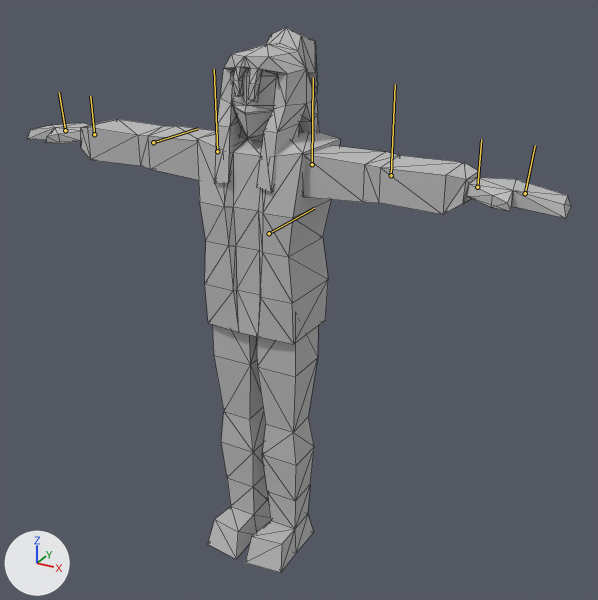
The glTF model Assets/Models/Character Models/Axel/Axel Model.glb, before and after one commit.
Camera for both pictures: a 50 mm lens placed at (18.0, -29.7, 28.1), pointed at (1.1, 1.1, 12.7). The axes (+X, +Y, +Z) are drawn at lower left. The lights are the same throughout. The bones that change are drawn over the model as lines. Mesh edges are drawn as thin lines.
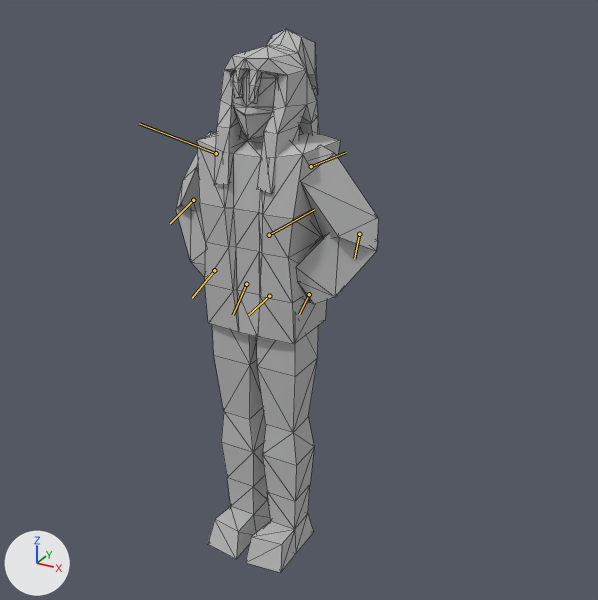
The newer file adds an action. The first version stands in its rest pose; the second is drawn at frame 24 of the action 'IdleUpperLoop'.

The change in detail:
Bone 'UpperArmL' (bone_upperarml) moves from (0.0, 0.0, 0.0) to (-0.09, 0.0, -0.01).
Bone 'UpperArmL' (bone_upperarml) turns from (0, 0, 0) to (52, -23, 30) degrees about its own x, y and z.
Bone 'LowerArmL' (bone_lowerarml) turns from (0, 0, 0) to (-4, -73, 38) degrees about its own x, y and z.
Bone 'PalmL' (bone_palml) turns from (0, 0, 0) to (14, -44, -10) degrees about its own x, y and z.
Bone 'FingersL' (bone_fingersl) turns from (0, 0, 0) to (10, 0, 0) degrees about its own x, y and z.
Bone 'UpperArmR' (bone_upperarmr) moves from (0.0, 0.0, 0.0) to (0.1, 0.0, 0.01).
Bone 'UpperArmR' (bone_upperarmr) turns from (0, 0, 0) to (52, 17, -33) degrees about its own x, y and z.
Bone 'LowerArmR' (bone_lowerarmr) turns from (0, 0, 0) to (74, -1, -34) degrees about its own x, y and z.
Bone 'PalmsR' (bone_palmsr) turns from (0, 0, 0) to (42, 32, 26) degrees about its own x, y and z.
Bone 'FingersR' (bone_fingersr) turns from (0, 0, 0) to (10, 0, 0) degrees about its own x, y and z.
Bone 'UpperTorso' (bone_uppertorso) moves from (0.0, 0.0, 0.06) to (0.0, 0.0, 0.0).

Boxes (x1, y1, x2, y2) around the edits, measured in the pictures (598 x 600 px):
'Mesh_0', posed
    before: (197, 131, 340, 344)
    after: (197, 132, 340, 344)
'Mesh_4', posed
    before: (303, 145, 571, 218)
    after: (296, 145, 378, 305)
'Hair', posed
    before: (214, 27, 319, 193)
    after: (215, 29, 319, 194)
'Mesh_3', posed
    before: (28, 119, 215, 180)
    after: (176, 132, 214, 277)
'Head', posed
    before: (231, 68, 279, 138)
    after: (231, 70, 279, 140)
bone 'UpperArmL', root to tip
    before: (312, 164) to (313, 77)
    after: (311, 166) to (346, 152)
bone 'LowerArmL', root to tip
    before: (391, 175) to (395, 84)
    after: (359, 234) to (354, 258)
bone 'PalmL', root to tip
    before: (477, 187) to (481, 139)
    after: (309, 294) to (299, 314)
bone 'FingersL', root to tip
    before: (525, 193) to (535, 145)
    after: (269, 296) to (248, 315)
bone 'UpperArmR', root to tip
    before: (217, 151) to (214, 69)
    after: (216, 153) to (139, 123)
bone 'LowerArmR', root to tip
    before: (153, 142) to (198, 128)
    after: (193, 200) to (170, 223)
bone 'PalmsR', root to tip
    before: (94, 134) to (90, 96)
    after: (214, 270) to (192, 298)
bone 'FingersR', root to tip
    before: (65, 130) to (59, 92)
    after: (246, 284) to (233, 315)
bone 'UpperTorso', root to tip
    before: (269, 233) to (314, 208)
    after: (269, 235) to (314, 209)
